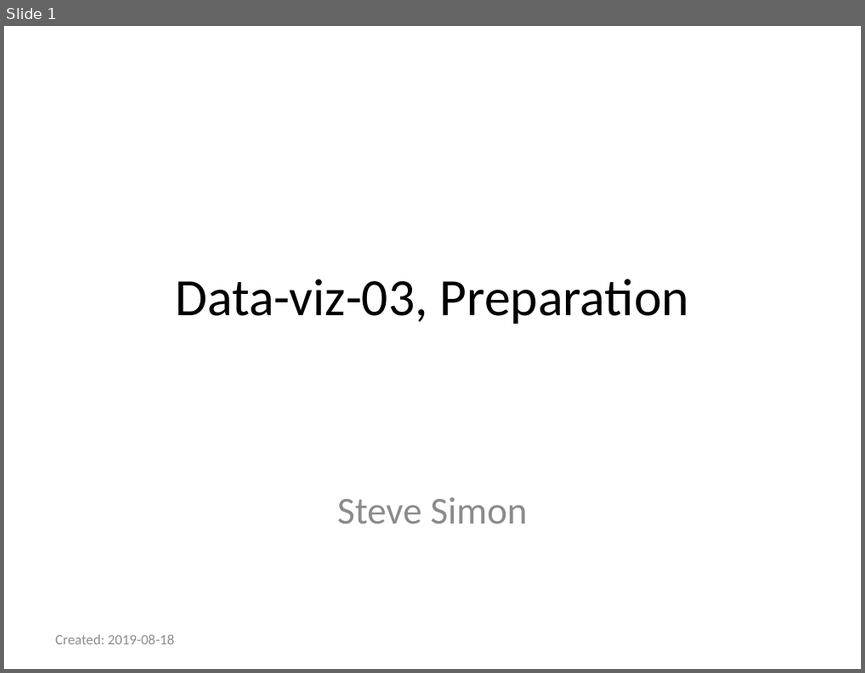
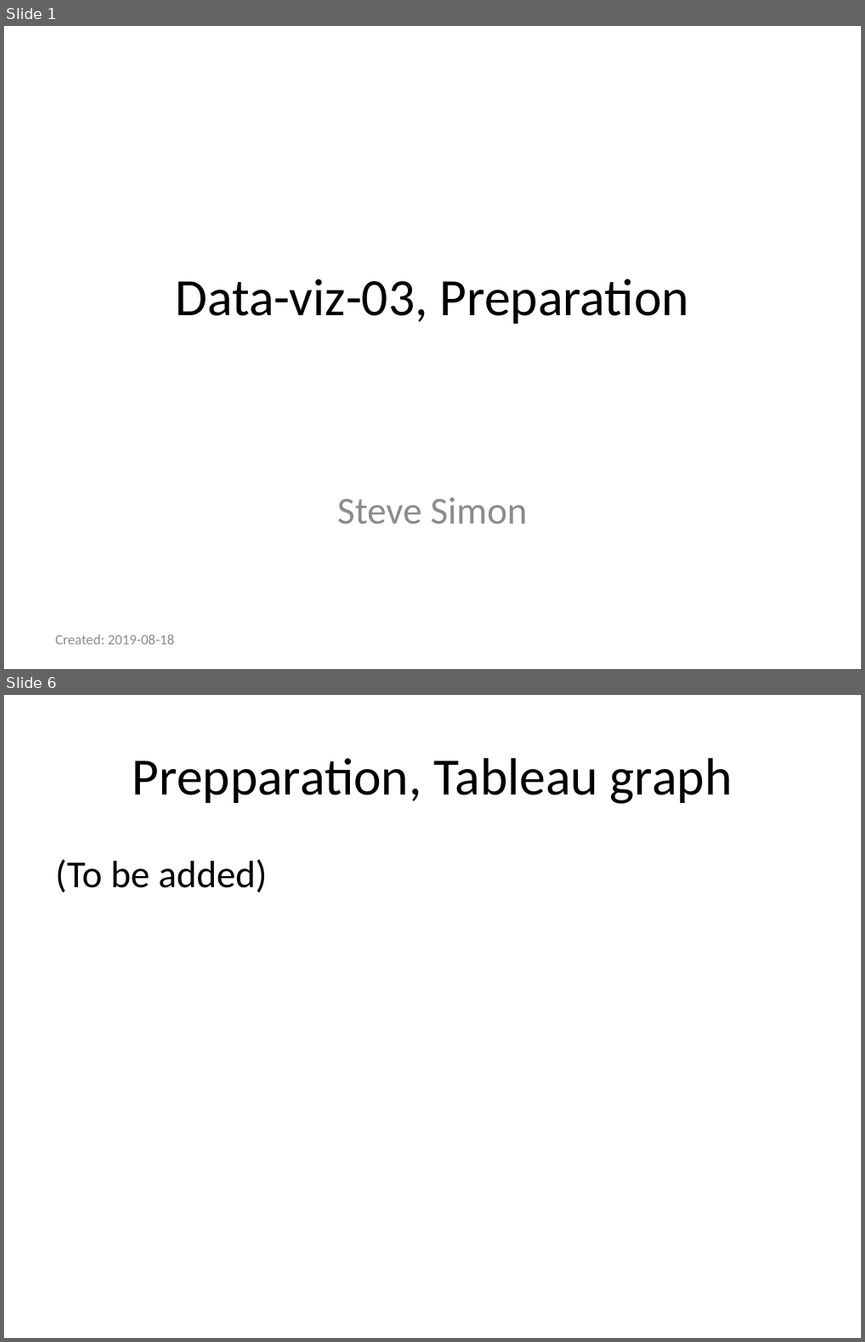
Before and after one commit to pmean/data-visualization, a slide deck: data-viz-03/component/preparation.pptx. Shown one above the other, each under a label of ours: slide 1 before the commit, slides 1 and 6 after it; the slides between them are not shown. The pictures are 865x673 and 865x1342 pixels, drawn with LibreOffice and Linux fonts; fonts in the diff are those of the drawing. Boxes give left, top, right and bottom in pixels: in the first picture for what was removed or moved away, otherwise in the second. Text is boxed around its words. In the diff, an @@ line names an element or a change of style, - is before the commit and + after.

```diff
--- a/data-viz-03/component/preparation.pptx
+++ b/data-viz-03/component/preparation.pptx
@@ slide 6 added at box(4, 695, 861, 1338), background #FFFFFF @@
@@ title added at box(132, 758, 732, 804), 44 pt, text #000000 @@
+Prepparation, Tableau graph
@@ text added at box(55, 859, 268, 892), 32 pt, text #000000 @@
+(To be added)
```
Also in this commit, not shown: 1 slide changed, 3 other slides added, 4 slides removed, 15 other files.
